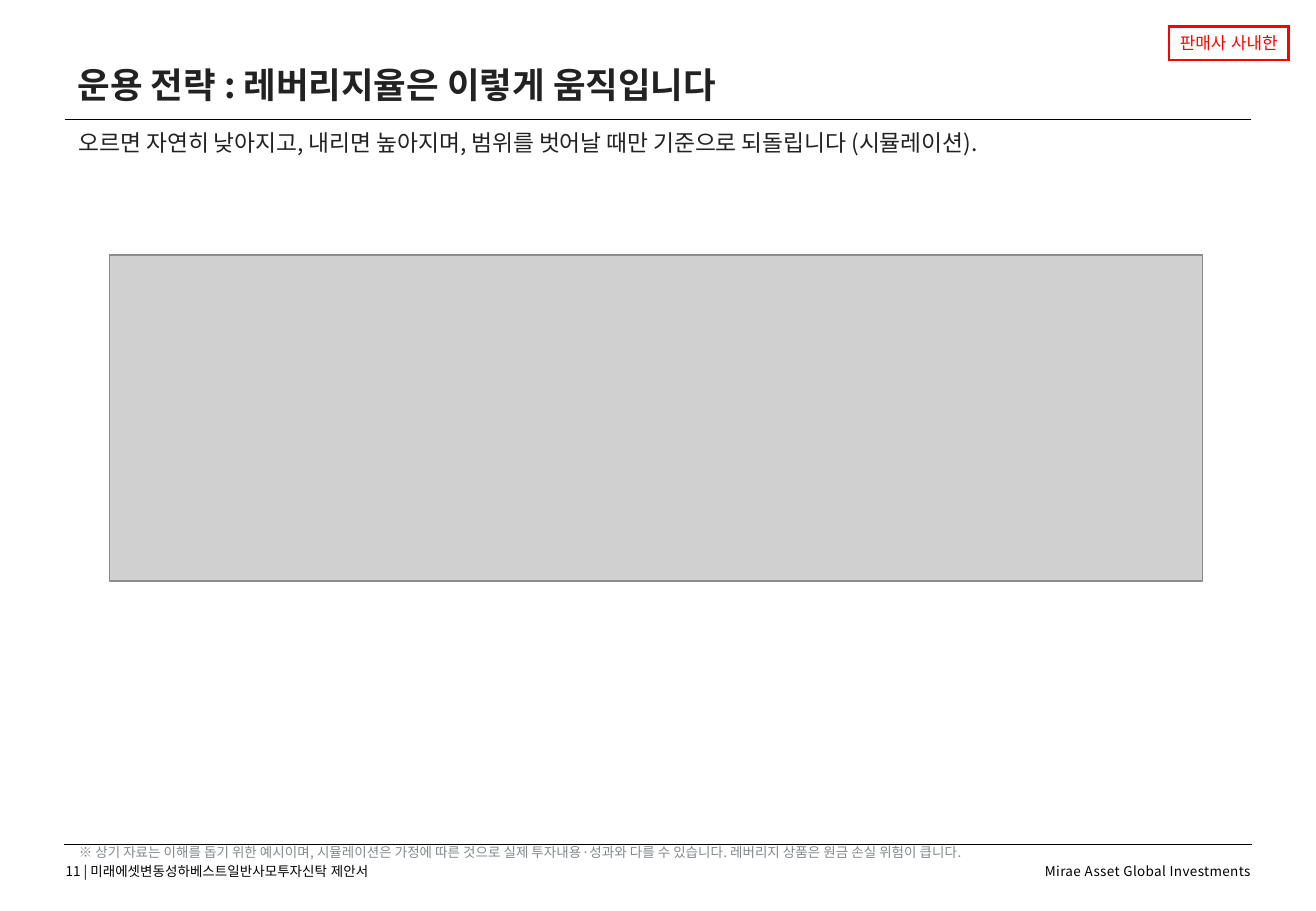
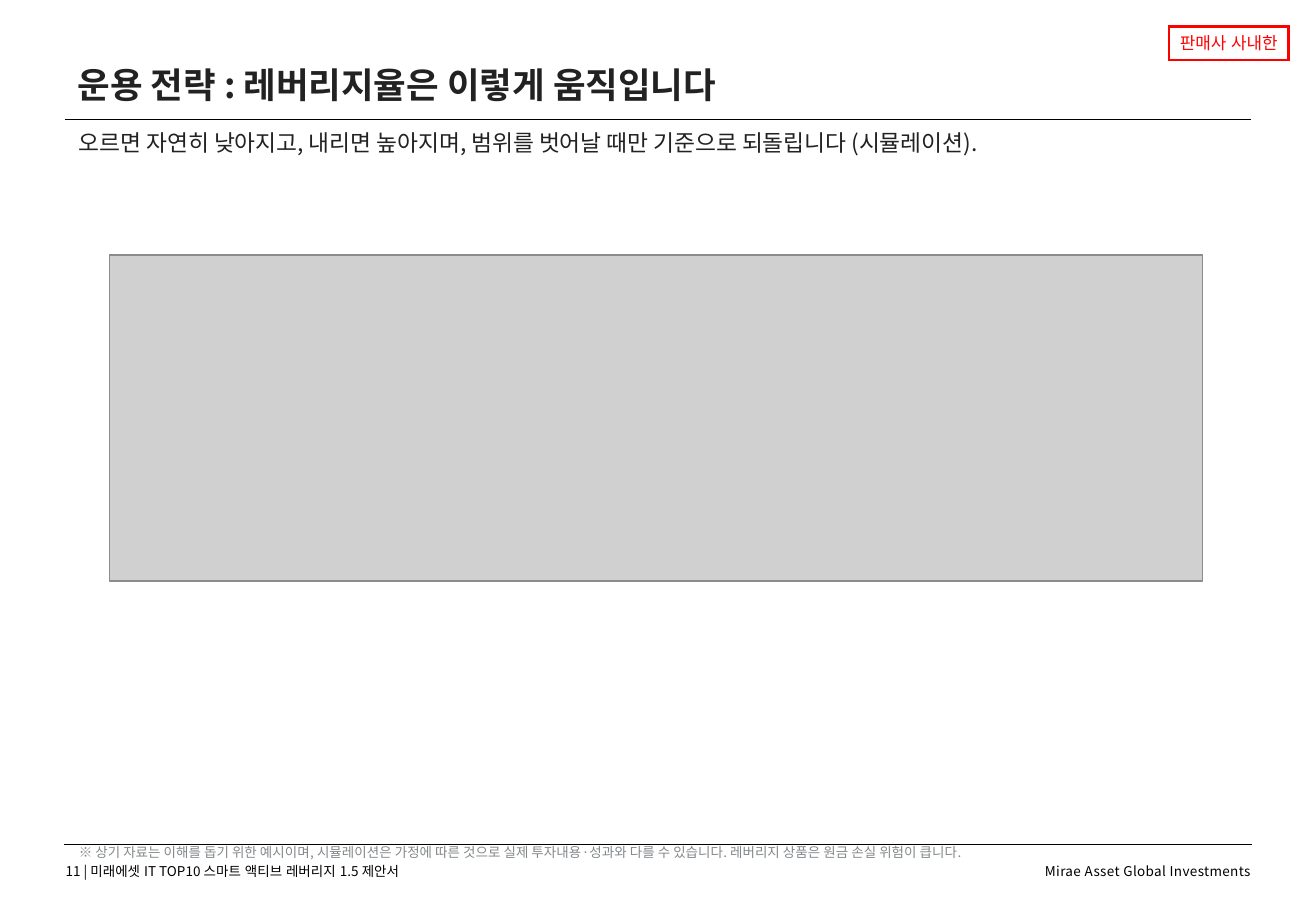
Before and after one commit to gamer383-bit/Volatility-Fund, a slide deck: slide 11 of 제안서/IT_TOP10_스마트액티브레버리지15_v1_20260812.pptx. Drawn at 1316x911 pixels with LibreOffice and Linux fonts; fonts in the diff are those of the drawing; grey boxes stand for pictures. Boxes give left, top, right and bottom in pixels: in the first picture for what was removed or moved away, otherwise in the second. Text is boxed around its words. In the diff, an @@ line names an element or a change of style, - is before the commit and + after.

```diff
--- a/제안서/IT_TOP10_스마트액티브레버리지15_v1_20260812.pptx
+++ b/제안서/IT_TOP10_스마트액티브레버리지15_v1_20260812.pptx
@@ text at bbox=[66, 865, 399, 877]: text changed @@
-11 | 미래에셋변동성하베스트일반사모투자신탁 제안서
+11 | 미래에셋 IT TOP10 스마트 액티브 레버리지 1.5 제안서
```
Also in this commit, not shown: 21 other slides changed.
